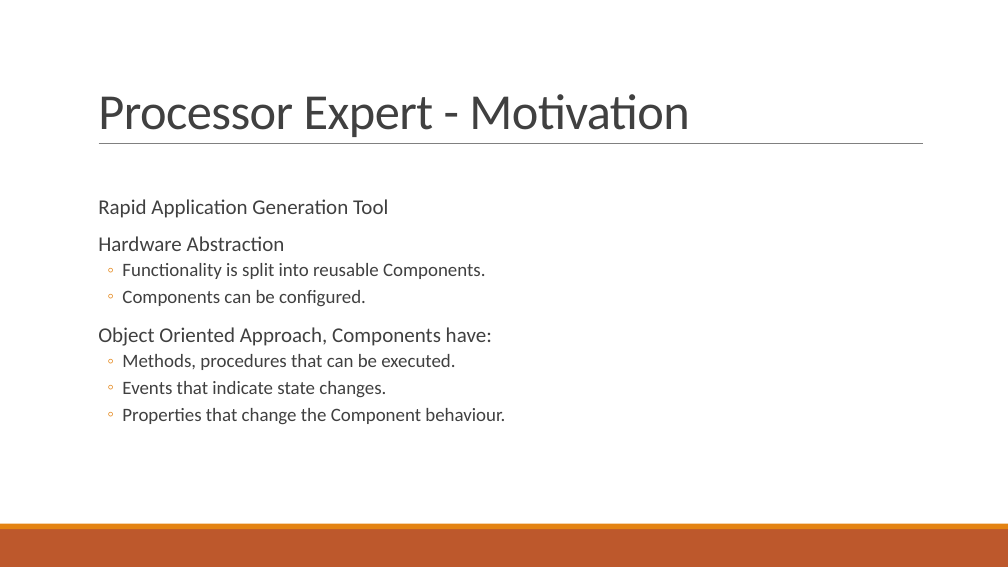
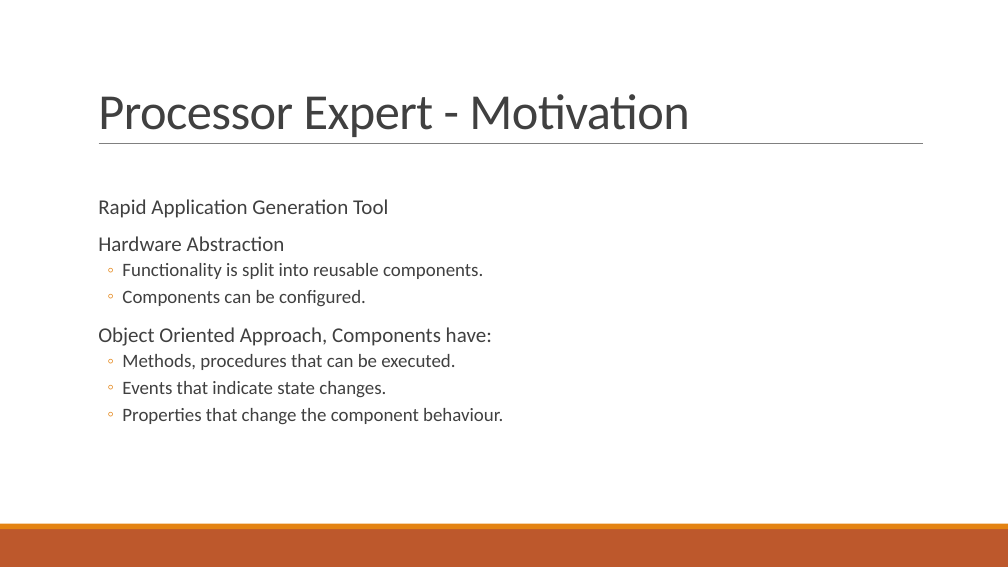
Before and after one commit to tamattma/INTRO_TeamMazeRunner, a slide deck: slide 2 of Recap/RECAP - Processor Expert & Project Structure.pptx. Drawn at 1008x567 pixels with LibreOffice and Linux fonts; fonts in the diff are those of the drawing. Boxes give left, top, right and bottom in pixels: in the first picture for what was removed or moved away, otherwise in the second. Text is boxed around its words. In the diff, an @@ line names an element or a change of style, - is before the commit and + after.

```diff
--- a/Recap/RECAP - Processor Expert & Project Structure.pptx
+++ b/Recap/RECAP - Processor Expert & Project Structure.pptx
@@ text at (x1=122, y1=263, x2=483, y2=279): text changed @@
-  ◦ Functionality is split into reusable Components.
+  ◦ Functionality is split into reusable components.
@@ text at (x1=122, y1=408, x2=503, y2=425): text changed @@
-  ◦ Properties that change the Component behaviour.
+  ◦ Properties that change the component behaviour.
```
Also in this commit, not shown: 2 other slides changed.
